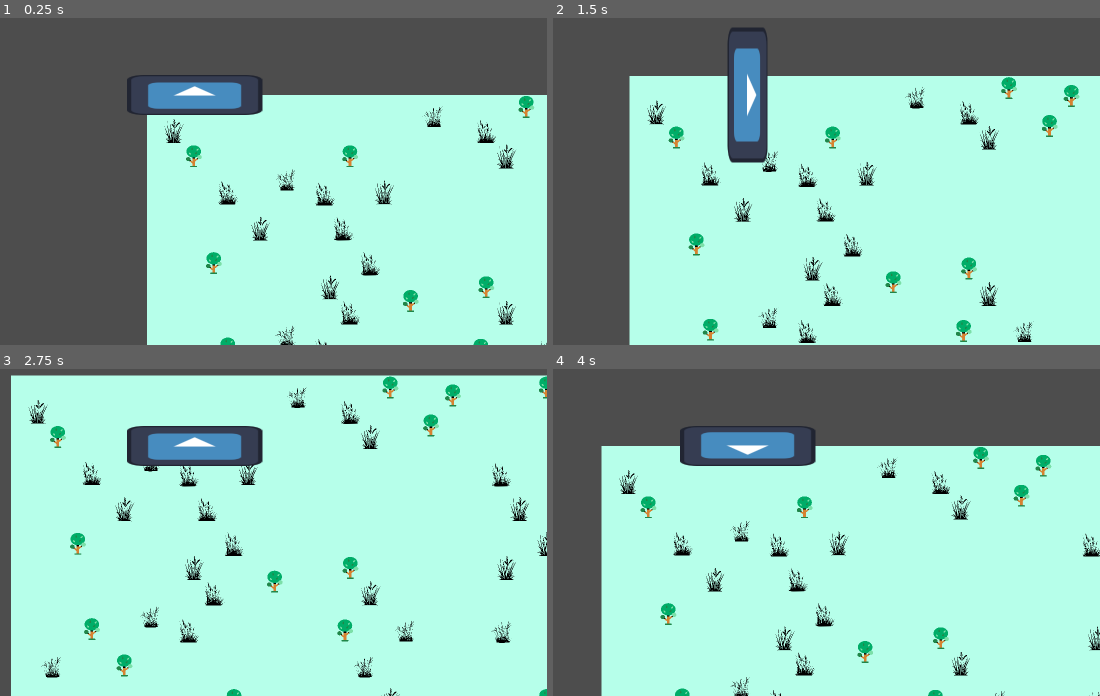
Above: before the commit, frames 1-4 (two rows, left to right).
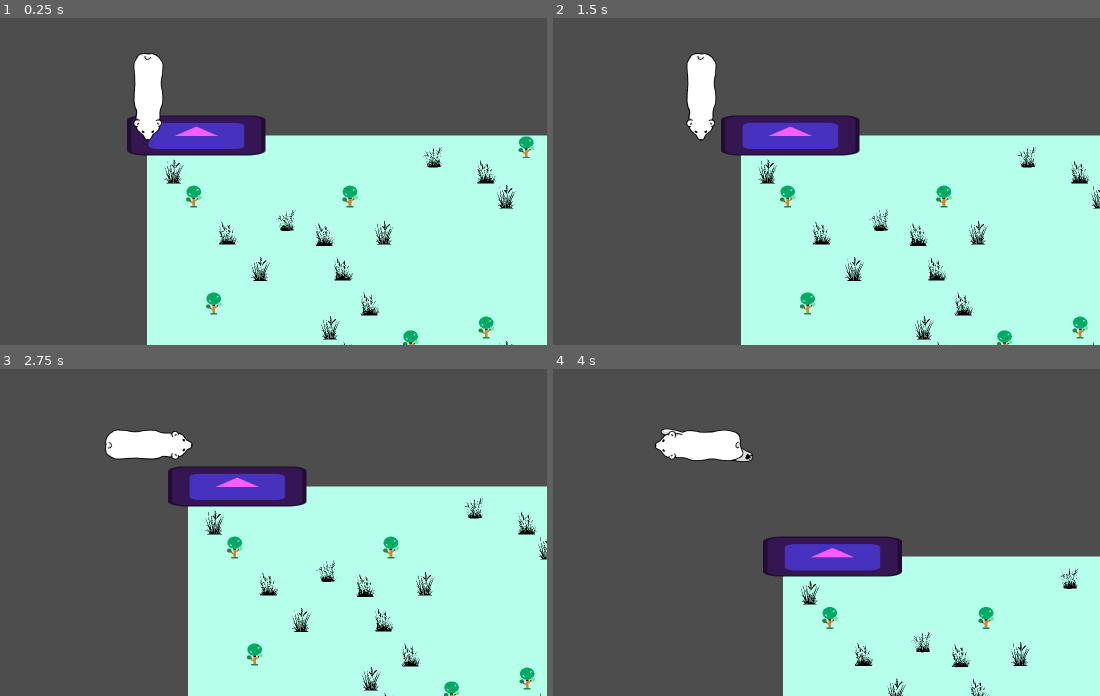
Above: after the commit, the same moments.

Repository: RyanMahajan/french-and-bears
Game: Godot game, scene res://scenes/main.tscn
Same seed, same stepped clock (60 frames per second), same inputs: the game is played once before the commit and once after it. The engine's default icon, where the game draws it, is replaced by a stand-in: a white triangle on a blue panel in a dark square.
Inputs:
- Up to frame 1 (0.25 s): no input
- Up to frame 2 (1.5 s): tap Enter at 0.5 s; hold Right (right) 0.53-1.28 s; hold Down (down) from 1.28 s (still down)
- Up to frame 3 (2.75 s): release Down (down) at 2.03 s; hold Right (right) from 2.03 s (still down)
- Up to frame 4 (4 s): release Right (right) at 2.78 s; hold W (up) 2.78-3.53 s; hold A (left) from 3.53 s (still down)

The runs differ from the first frame. In frame 1, 17% of the frame differs, in the area x 23-100%, y 10-100%; in frame 2, 35%; in frame 3, 58%, in the area x 2-100%, y 1-100%; in frame 4, 49%.

Commit message:
added animations

Diff:
--- /dev/null
+++ b/bear-game-jam/scenes/bear.gd
@@ -0,0 +1,8 @@
+extends CharacterBody2D
+
+var type: int = 0
+
+const SPEED = 300.0
+
+func _physics_process(delta: float) -> void:
+	pass
--- /dev/null
+++ b/bear-game-jam/scenes/bear.tscn
@@ -0,0 +1,20 @@
+[gd_scene load_steps=4 format=3 uid="uid://b8vc218vg401s"]
+
+[ext_resource type="Texture2D" uid="uid://dvwgyn50v8cvo" path="res://icon.svg" id="1_a3xf0"]
+[ext_resource type="Script" uid="uid://cy7n17nwftwn4" path="res://scenes/bear.gd" id="1_aquv5"]
+
+[sub_resource type="RectangleShape2D" id="RectangleShape2D_aquv5"]
+size = Vector2(449, 131)
+
+[node name="bear" type="CharacterBody2D"]
+script = ExtResource("1_aquv5")
+
+[node name="CollisionShape2D" type="CollisionShape2D" parent="."]
+position = Vector2(157.5, 0.5)
+shape = SubResource("RectangleShape2D_aquv5")
+
+[node name="Sprite2D" type="Sprite2D" parent="."]
+modulate = Color(1, 0.360784, 1, 1)
+position = Vector2(158, 0)
+scale = Vector2(3.46875, 1)
+texture = ExtResource("1_a3xf0")
--- /dev/null
+++ b/bear-game-jam/scenes/element.tscn
@@ -0,0 +1,6 @@
+[gd_scene load_steps=2 format=3 uid="uid://cv46fn0hysoo6"]
+
+[ext_resource type="Script" uid="uid://wnqg04mh6x7g" path="res://scripts/element.gd" id="1_ulukm"]
+
+[node name="element" type="Node2D"]
+script = ExtResource("1_ulukm")
--- a/bear-game-jam/scenes/main.tscn
+++ b/bear-game-jam/scenes/main.tscn
@@ -8,6 +8,7 @@
 [ext_resource type="Resource" uid="uid://dtv4bgbjw61gc" path="res://resources/grass_terrain.tres" id="4_jyhfs"]
 [ext_resource type="Resource" uid="uid://oid5nb5hjiur" path="res://resources/ice_terrain.tres" id="5_tipki"]
 [ext_resource type="Resource" uid="uid://5tlm3fw8uk2o" path="res://resources/human_terrain.tres" id="7_85g3d"]
+[ext_resource type="PackedScene" uid="uid://b8vc218vg401s" path="res://scenes/bear.tscn" id="9_85g3d"]
 
 [node name="main" type="Node2D"]
 
@@ -19,3 +20,5 @@
 [node name="terrain_generator" parent="." instance=ExtResource("2_jyhfs")]
 terrains = Array[ExtResource("3_tbgi4")]([ExtResource("3_o6xl0"), ExtResource("4_jyhfs"), ExtResource("5_tipki"), ExtResource("2_0wfyh")])
 null_terrain = ExtResource("7_85g3d")
+
+[node name="bear" parent="." instance=ExtResource("9_85g3d")]
--- a/bear-game-jam/scenes/player.tscn
+++ b/bear-game-jam/scenes/player.tscn
@@ -1,21 +1,61 @@
-[gd_scene load_steps=4 format=3 uid="uid://cf2x5ntnsk0km"]
+[gd_scene load_steps=9 format=3 uid="uid://cf2x5ntnsk0km"]
 
-[ext_resource type="Texture2D" uid="uid://dvwgyn50v8cvo" path="res://icon.svg" id="1_3vyb7"]
 [ext_resource type="Script" uid="uid://b6akmkqdu8sbw" path="res://scripts/player.gd" id="1_g2els"]
+[ext_resource type="Texture2D" uid="uid://daucwftb0d3cs" path="res://assets/characters/bears.PNG" id="2_g2els"]
 
 [sub_resource type="RectangleShape2D" id="RectangleShape2D_g2els"]
 size = Vector2(436, 133)
 
+[sub_resource type="AtlasTexture" id="AtlasTexture_g2els"]
+atlas = ExtResource("2_g2els")
+region = Rect2(459, 0, 459, 344)
+
+[sub_resource type="AtlasTexture" id="AtlasTexture_qhqgy"]
+atlas = ExtResource("2_g2els")
+region = Rect2(0, 0, 459, 344)
+
+[sub_resource type="AtlasTexture" id="AtlasTexture_dqkch"]
+atlas = ExtResource("2_g2els")
+region = Rect2(459, 0, 459, 344)
+
+[sub_resource type="AtlasTexture" id="AtlasTexture_qlg0r"]
+atlas = ExtResource("2_g2els")
+region = Rect2(918, 0, 459, 344)
+
+[sub_resource type="SpriteFrames" id="SpriteFrames_oprun"]
+animations = [{
+"frames": [{
+"duration": 1.0,
+"texture": SubResource("AtlasTexture_g2els")
+}],
+"loop": true,
+"name": &"idle",
+"speed": 5.0
+}, {
+"frames": [{
+"duration": 1.0,
+"texture": SubResource("AtlasTexture_qhqgy")
+}, {
+"duration": 1.0,
+"texture": SubResource("AtlasTexture_dqkch")
+}, {
+"duration": 1.0,
+"texture": SubResource("AtlasTexture_qlg0r")
+}],
+"loop": true,
+"name": &"walk",
+"speed": 5.0
+}]
+
 [node name="Player" type="CharacterBody2D" node_paths=PackedStringArray("sprite")]
 motion_mode = 1
 script = ExtResource("1_g2els")
-sprite = NodePath("Sprite2D")
+sprite = NodePath("AnimatedSprite2D")
 
 [node name="CollisionShape2D" type="CollisionShape2D" parent="."]
 position = Vector2(153, 2.5)
 shape = SubResource("RectangleShape2D_g2els")
 
-[node name="Sprite2D" type="Sprite2D" parent="."]
-position = Vector2(152.5, 0)
-scale = Vector2(3.38281, 1)
-texture = ExtResource("1_3vyb7")
+[node name="AnimatedSprite2D" type="AnimatedSprite2D" parent="."]
+sprite_frames = SubResource("SpriteFrames_oprun")
+animation = &"walk"
--- /dev/null
+++ b/bear-game-jam/scripts/element.gd
@@ -0,0 +1,4 @@
+extends Node2D
+
+var sprite: Sprite2D
+var sprite_scale: Vector2
--- a/bear-game-jam/scripts/player.gd
+++ b/bear-game-jam/scripts/player.gd
@@ -1,14 +1,26 @@
 extends CharacterBody2D
 
-@export var sprite: Sprite2D
+@export var sprite: AnimatedSprite2D
 
+var last_move_direction: Vector2 = Vector2.DOWN
 const SPEED = 300.0
-
 
 func _physics_process(delta: float) -> void:
 	var direction = Vector2(Input.get_axis("left", "right"), Input.get_axis("up", "down")).normalized()
 	velocity = direction * SPEED
 
-	sprite.rotation = direction.angle()
+	if direction != Vector2.ZERO:
+		last_move_direction = direction
+
+	rotation = last_move_direction.angle() + PI / 2
+	update_animation(direction)
 
 	move_and_slide()
+
+func update_animation(dir: Vector2):
+	if dir.length() > 0:
+		if not sprite.is_playing() or sprite.animation != "walk":
+			sprite.play("walk")
+	else:
+		if sprite.animation != "idle":
+			sprite.play("idle")
Binary file added: bear-game-jam/assets/characters/bears.PNG
Not shown, added: bear-game-jam/assets/characters/bears.PNG.import
Not shown, added: bear-game-jam/scenes/bear.gd.uid
Not shown: 1 places in bear-game-jam/scenes/main.tscn that only renumber resources
Not shown, added: bear-game-jam/scripts/element.gd.uid
